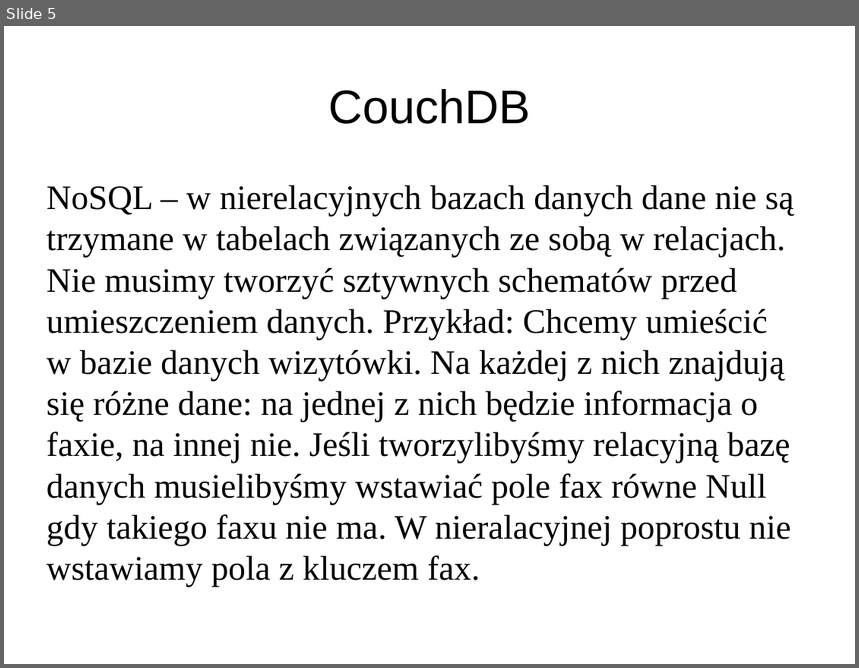
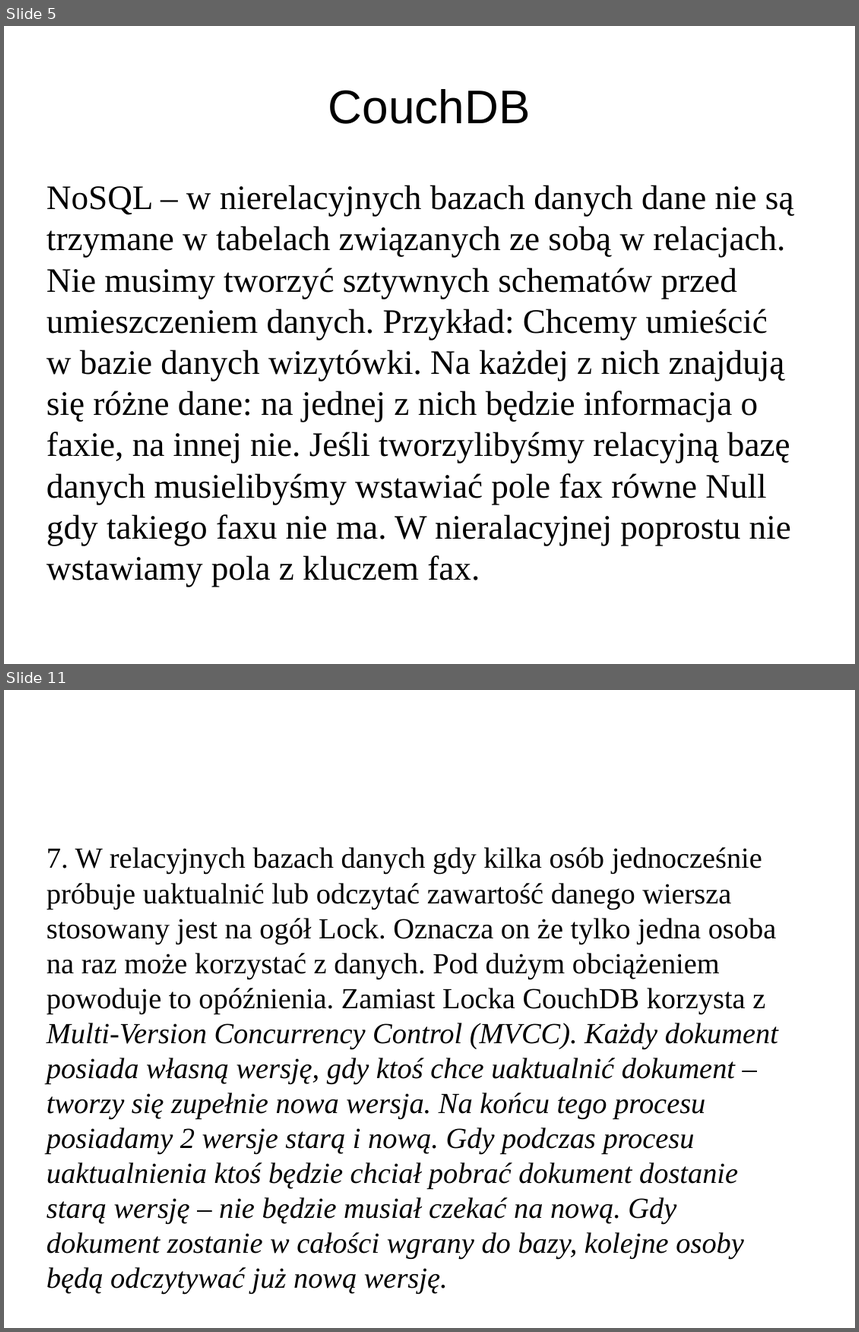
Before and after one commit to pawnow/ProjektErlang, a slide deck: prezentacja.odp. Shown one above the other, each under a label of ours: slide 5 before the commit, slides 5 and 11 after it; the slides between them are not shown. The pictures are 859x668 and 859x1332 pixels, drawn with LibreOffice and Linux fonts; fonts in the diff are those of the drawing. Boxes give left, top, right and bottom in pixels: in the first picture for what was removed or moved away, otherwise in the second. Text is boxed around its words. In the diff, an @@ line names an element or a change of style, - is before the commit and + after.

Commit message:
Prezentacja1.3

```diff
--- a/prezentacja.odp
+++ b/prezentacja.odp
@@ slide 11 added at [4, 690, 855, 1328], background #FFFFFF @@
@@ text added at [47, 847, 778, 1295], 27.2 pt, text #000000, italic @@
+7. W relacyjnych bazach danych gdy kilka osób jednocześnie próbuje uaktualnić lub odczytać zawartość danego wiersza stosowany jest na ogół Lock. Oznacza on że tylko jedna osoba na raz może korzystać z danych. Pod dużym obciążeniem powoduje to opóźnienia. Zamiast Locka CouchDB korzysta z Multi-Version Concurrency Control (MVCC). Każdy dokument posiada własną wersję, gdy ktoś chce uaktualnić dokument – tworzy się zupełnie nowa wersja. Na końcu tego procesu posiadamy 2 wersje starą i nową. Gdy podczas procesu uaktualnienia ktoś będzie chciał pobrać dokument dostanie starą wersję – nie będzie musiał czekać na nową. Gdy dokument zostanie w całości wgrany do bazy, kolejne osoby będą odczytywać już nową wersję.
```
Also in this commit, not shown: 10 other slides added, 4 slides removed.
